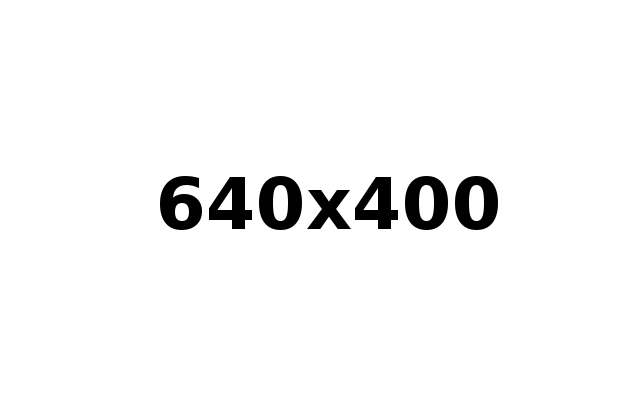
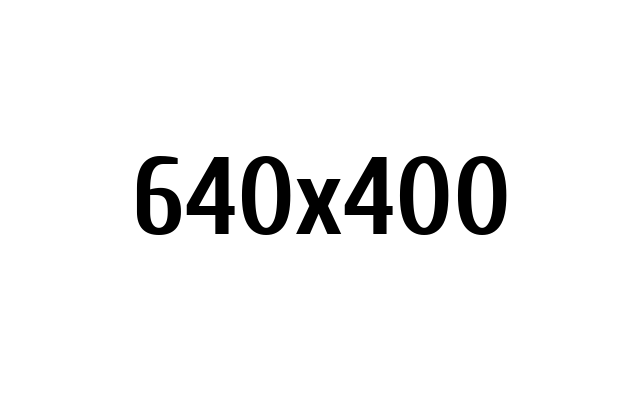
Two versions of the same layered image (640 x 400). Layer-by-layer changes:
painted on "640x400" over <box>136,156,507,235</box>
